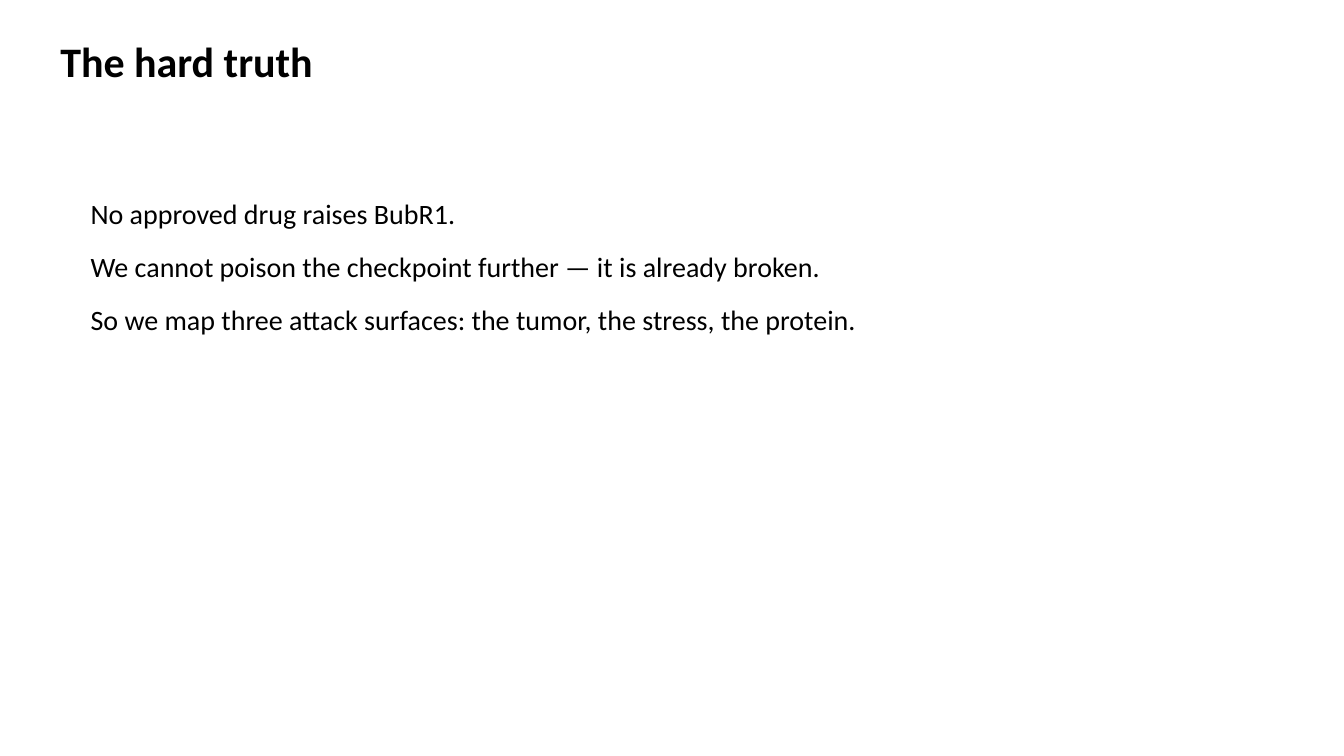
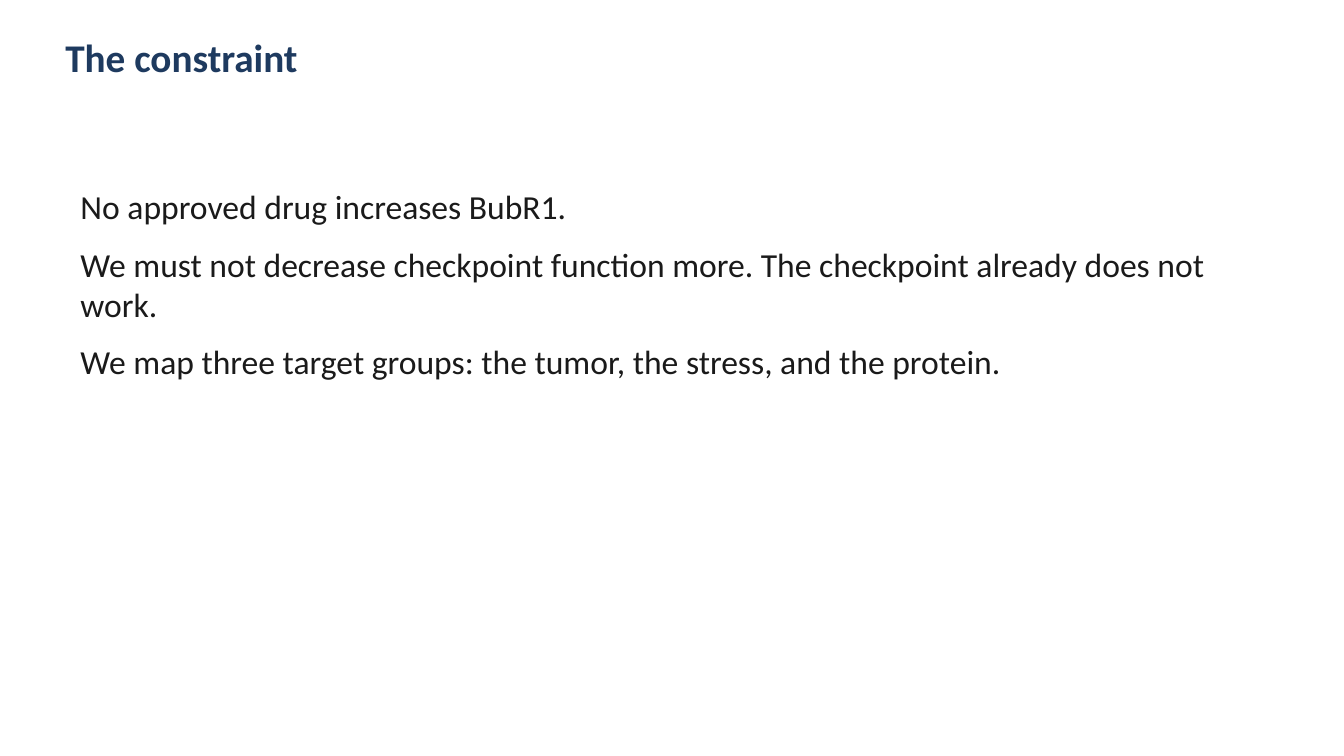
Before and after one commit to bigbag/mva-hackathon-2026, a slide deck: slide 3 of track2/slides/pitch_deck.pptx. Drawn at 1344x756 pixels with LibreOffice and Linux fonts; fonts in the diff are those of the drawing. Boxes give left, top, right and bottom in pixels: in the first picture for what was removed or moved away, otherwise in the second. Text is boxed around its words. In the diff, an @@ line names an element or a change of style, - is before the commit and + after.

```diff
--- a/track2/slides/pitch_deck.pptx
+++ b/track2/slides/pitch_deck.pptx
@@ text at <box>65,44,297,73</box>: text changed; size 30 to 28 pt; text colour #000000 to #1E3A5F @@
-The hard truth
+The constraint
@@ text at <box>80,195,1204,380</box>: text changed; size 20 to 24 pt; text colour #000000 to #1A1A1A @@
-No approved drug raises BubR1.
-We cannot poison the checkpoint further — it is already broken.
-So we map three attack surfaces: the tumor, the stress, the protein.
+No approved drug increases BubR1.
+We must not decrease checkpoint function more. The checkpoint already does not work.
+We map three target groups: the tumor, the stress, and the protein.
```
Also in this commit, not shown: 11 other slides changed, 15 other files.
